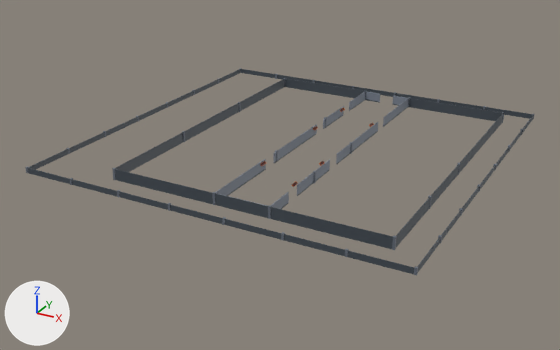
The FBX model Assets/Models/01_Environment/1_WallsSigns.fbx, before and after one commit.
Camera for both pictures: a 50 mm lens placed at (72.2, -126.7, 53.4), pointed at (7.6, -9.3, -5.3). The axes (+X, +Y, +Z) are drawn at lower left. The lights are the same throughout. Vertices at the same position are counted once.

Names of what the first picture shows: '0_Boundaries', '0_Columns', '1_HallwayInner'.
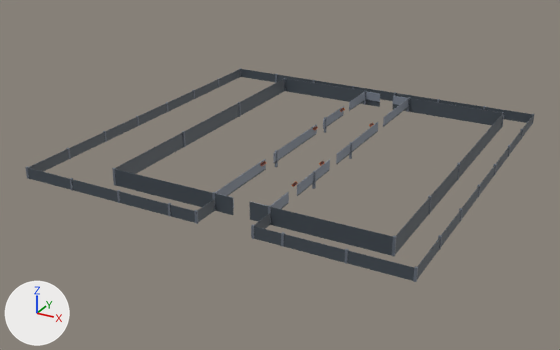
Location of each change, (x1, y1, x2, y2) in pixels of the pictures (560 x 350 px):
'0_Boundaries', reshaped
    before: (28, 69, 533, 274)
    after: (28, 69, 533, 281)

The change in detail:
me_cube_020 is used by ob_0_boundaries; location (0.0, 0.0, 0.0).
me_cube_020 had 56 vertices, 54 faces and spanned x -25.0..45.1, y -40.1..30.1, z 0.0..2.0.
me_cube_020 now has 84 vertices, 78 faces and spans x -25.0..45.1, y -40.1..30.1, z -1.0..2.0.
Part 1, on me_cube_020:
8 faces are deleted.
28 vertices in x -25.0..45.1, y -40.1..30.1, z 0.0 move by (0.0, 0.0, -1.0).
28 vertices are added at x 10.0..20.1, y -40.1..-35.0, z -1.0..2.0.
32 new faces join them.
